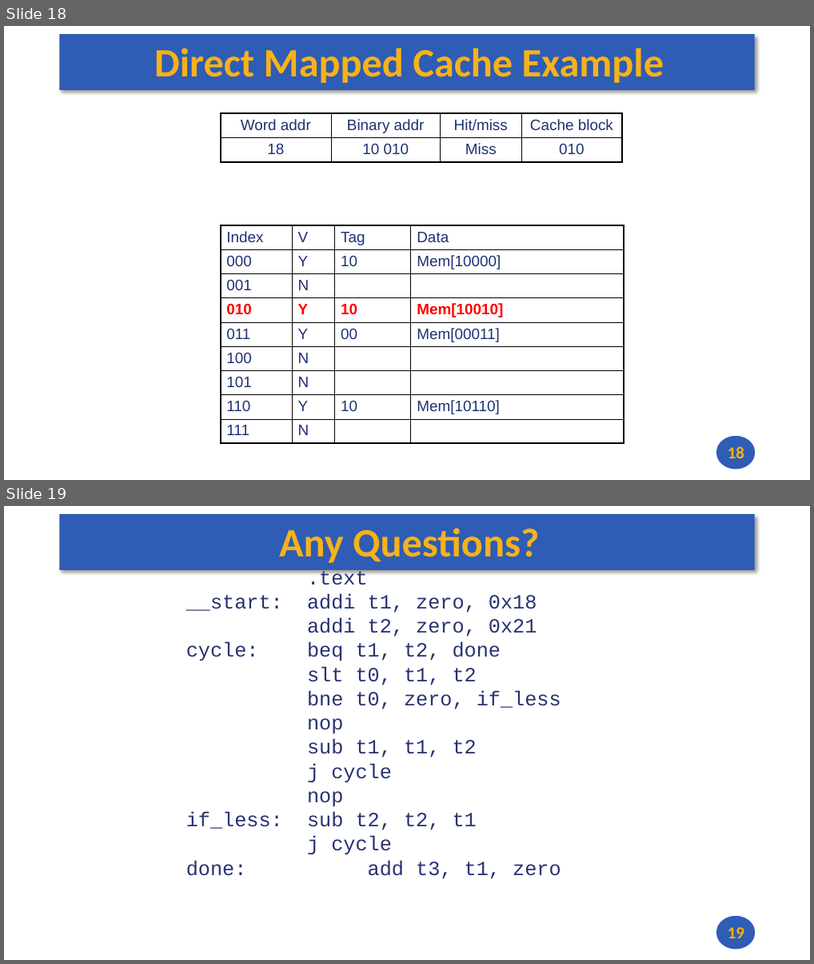
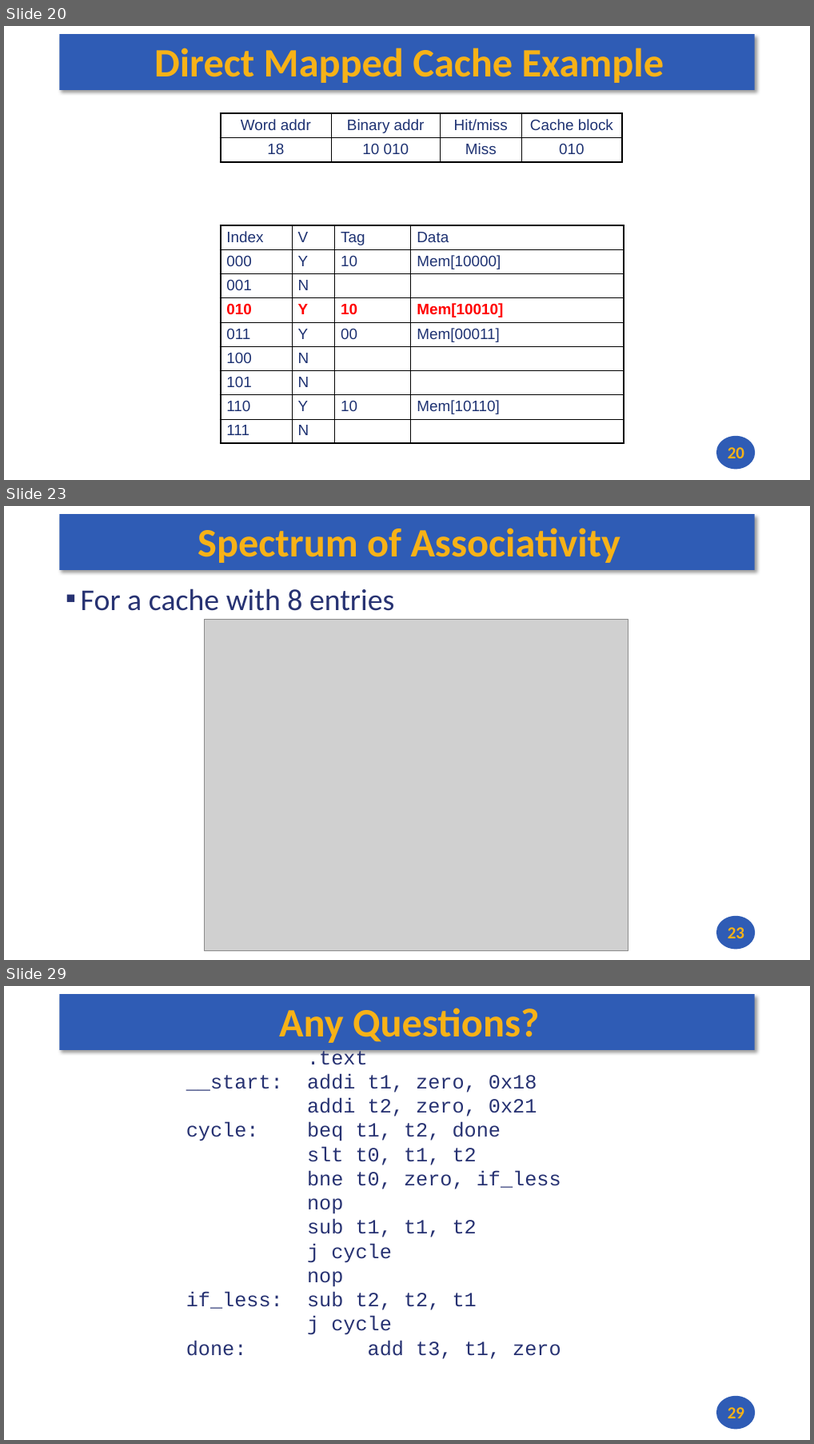
Before and after one commit to andrewt0301/hse-acos-course, a slide deck: docs/part1ca/11_Caches/CA_Lecture_11.pptx. Shown one above the other, each under a label of ours: slides 18 and 19 before the commit, slides 20, 23 and 29 after it; the slides between them are not shown. The pictures are 814x964 and 814x1444 pixels, drawn with LibreOffice and Linux fonts; fonts in the diff are those of the drawing; grey boxes stand for pictures. Boxes give left, top, right and bottom in pixels: in the first picture for what was removed or moved away, otherwise in the second. Text is boxed around its words. In the diff, an @@ line names an element or a change of style, - is before the commit and + after.

```diff
--- a/docs/part1ca/11_Caches/CA_Lecture_11.pptx
+++ b/docs/part1ca/11_Caches/CA_Lecture_11.pptx
@@ slide 23 added at [4,506,810,960], background #FFFFFF; not listed: 2 template elements that a slide beside it also shows @@
@@ title added at [198,528,621,563], 48 pt, text #F7B217, bold @@
+Spectrum of Associativity
@@ text added at [81,588,394,611], 36 pt, text #273272 @@
+▪ For a cache with 8 entries
@@ picture added at [205,619,629,950] @@
@@ page number added at [728,927,745,938], 20 pt, text #F7B217, bold @@
+23
@@ what was slide 18 is now slide 20 @@
@@ page number at [728,447,745,458]: text changed @@
-18
+20
@@ what was slide 19 is now slide 29 @@
@@ page number at [728,1407,745,1418]: text changed @@
-19
+29
```
Also in this commit, not shown: 1 slide changed, 9 other slides added, 1 other file.
